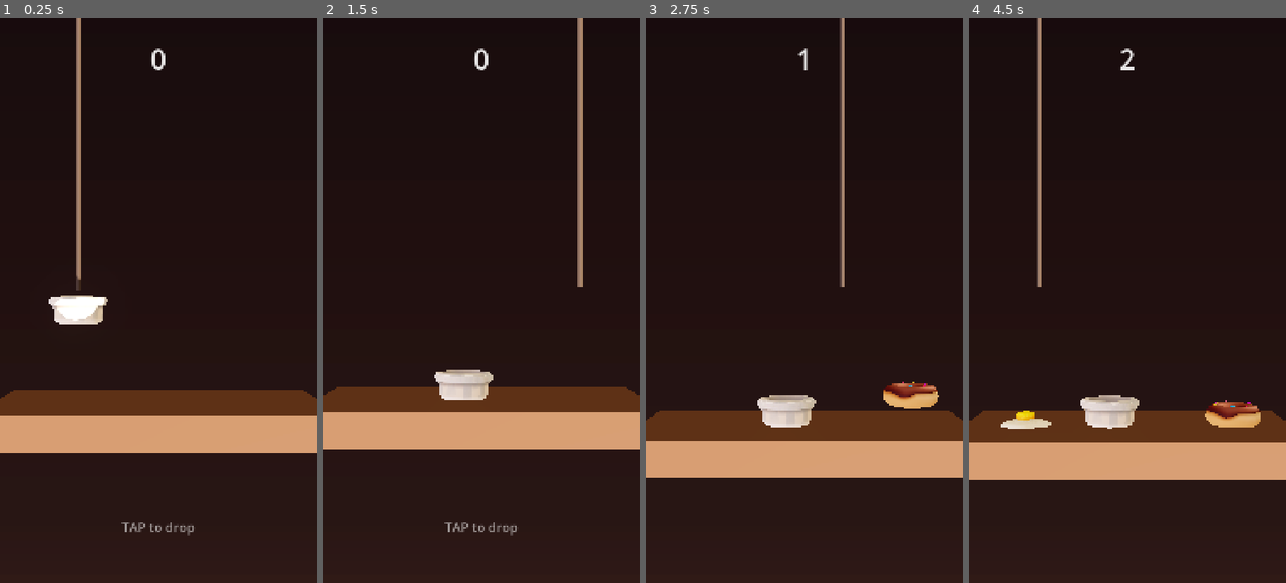
Above: before the commit, frames 1-4 (left to right).
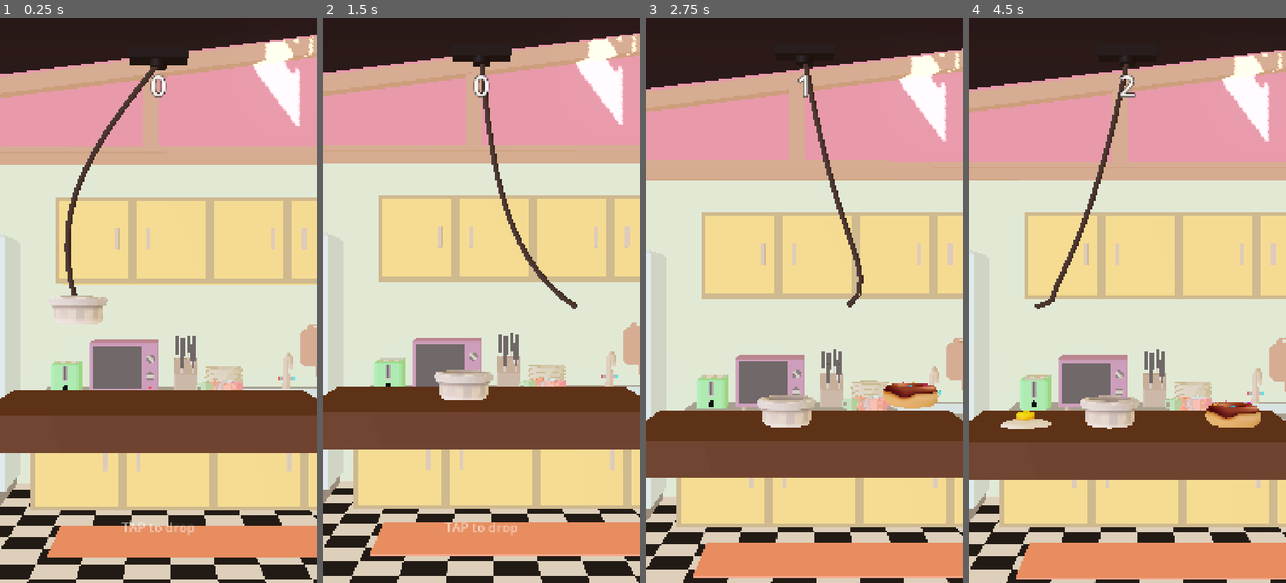
Above: after the commit, the same moments.

Repository: juslangit/kedai-runtuh
Game: Godot game, scene res://scenes/main.tscn
Same seed, same stepped clock (60 frames per second), same inputs: the game is played once before the commit and once after it.
Inputs (mouse positions are in pixels of both pictures, inside the frame that each line leads up to):
- Up to frame 1 (0.25 s): no input
- Up to frame 2 (1.5 s): tap Enter at 0.5, 1.25 s; move the mouse to (551, 272) at 0.52 s; click (551, 272) at 0.67 s; tap Space at 0.77 s; move the mouse to (418, 328) at 1.27 s; click (418, 328) at 1.42 s
- Up to frame 3 (2.75 s): tap Space at 1.52 s; move the mouse to (836, 176) at 2.02 s; click (836, 176) at 2.17 s
- Up to frame 4 (4.5 s): move the mouse to (1111, 413) at 2.77 s; click (1111, 413) at 2.92 s; tap Space at 3.02, 3.77 s; move the mouse to (1222, 385) at 3.52 s; click (1222, 385) at 3.67 s; move the mouse to (1032, 215) at 4.27 s; click (1032, 215) at 4.42 s

The runs differ from the first frame. In frame 1, 84% of the frame differs, in the area x 0-100%, y 0-100%; in frame 2, 85%; in frame 3, 82%; in frame 4, 83%.

Commit message:
add kitchen level and a soft rope on a fixed pivot
Kitchen: a full low-poly room (Low Poly Kitchen by Mumladze28, CC-BY-4.0)
placed in world space behind the table, scaled and turned so the counter
run faces the camera. It is static, so it scrolls away below you as the
tower climbs, which is what sells the height. The gradient backdrop stays
behind it and takes over above the ceiling.

Rope: the old rope was a rigid cylinder parented to the hook, so its top
swung along with the food. It is now a 16 point verlet rope pinned at the
top to a fixed pivot above the middle of the table, and at the bottom to
the hook, with a visible ceiling bracket. It bends, trails behind the
swing and settles.

The rope is decoration only - the game never reads its position, so it
cannot affect play. Automated scores are unchanged: 4 4 10 7 10 4 against
8 2 10 6 4 4 before.

Also: score moved and outlined so it clears the new pivot bracket, and the
same item is no longer handed out twice in a row.

Known issue, left alone deliberately because it changes approved
mechanics: plates can come to rest standing on their edge, because pieces
are locked to rotate only around Z and so cannot fall over sideways.

Co-Authored-By: Claude Opus 5 <noreply@anthropic.com>
Claude-Session: https://claude.ai/code/session_01CsqTgyXCaLzcuBcb58Gerv

Diff:
--- a/_inspect.gd
+++ b/_inspect.gd
@@ -1,4 +1,7 @@
 extends Node
+## Lists every food item, its physics box, and what the model actually fits to.
+## Run when a model looks wrong or after adding one:
+##   Godot --headless --path . res://_inspect.tscn
 func _ready() -> void:
 	var main = load("res://scenes/main.tscn").instantiate()
 	add_child(main)
@@ -6,12 +9,10 @@
 	print("--- prepared visuals: %d of %d items ---" % [main._visuals.size(), main.ITEMS.size()])
 	for item in main.ITEMS:
 		if not main._visuals.has(item.name):
-			print("  MISSING MODEL  %-14s (falls back to a grey shape)" % item.name)
+			print("  MISSING MODEL  %-14s (falls back to a plain coloured shape)" % item.name)
 			continue
 		var v = main._visuals[item.name]
 		var box: AABB = v.transform * v.mesh.get_aabb()
-		print("  %-14s target w=%.2f h=%.2f  |  model fits to w=%.2f d=%.2f h=%.2f  centre=(%.3f,%.3f,%.3f)" % [
-			item.name, item.width, item.height,
-			box.size.x, box.size.z, box.size.y,
-			box.get_center().x, box.get_center().y, box.get_center().z])
+		print("  %-14s box w=%.2f h=%.2f  |  model fits w=%.2f d=%.2f h=%.2f" % [
+			item.name, item.width, item.height, box.size.x, box.size.z, box.size.y])
 	get_tree().quit()
--- a/_shot.gd
+++ b/_shot.gd
@@ -1,27 +1,33 @@
 extends Node
-## Builds a tower, then saves a few frames as PNGs so the art can be checked.
+## Plays the game and saves a screenshot the first time it reaches each of a few
+## scores, so the art can be checked at different tower heights.
 const OUT := "/private/tmp/claude-501/-Users-juslangit/a1ac5792-094c-4962-80d1-46c4e82ee111/scratchpad/shots"
+const AT := [2, 5, 9]
 func _ready() -> void:
 	DirAccess.make_dir_recursive_absolute(OUT)
-	seed(7)
+	randomize()
 	var main = load("res://scenes/main.tscn").instantiate()
 	add_child(main)
 	await get_tree().process_frame
-	var shot := 0
-	for i in 400:
+	var taken := {}
+	for i in 4000:
 		await get_tree().process_frame
-		# capture while a piece is hanging and waiting, which is what the player
-		# actually looks at most of the time
-		if main.state == 0 and main.score in [2, 4, 6] and shot < 3 and main.preview.visible:
-			shot += 1
+		if main.state == 2:
+			break
+		if main.state != 0:
+			continue
+		if main.score in AT and not taken.has(main.score) and main.preview.visible:
+			taken[main.score] = true
 			await RenderingServer.frame_post_draw
 			get_viewport().get_texture().get_image().save_png("%s/hang_%d.png" % [OUT, main.score])
-			print("saved hanging shot at score ", main.score)
-		if main.state == 0 and absf(main.hook.position.x - _aim(main)) < 0.10:
+			print("shot at score ", main.score)
+		if absf(main.hook.position.x - _aim(main)) < 0.10:
 			main._drop()
+	# and one of the collapse
+	await get_tree().create_timer(0.7).timeout
 	await RenderingServer.frame_post_draw
-	get_viewport().get_texture().get_image().save_png(OUT + "/final.png")
-	print("done, score=", main.score)
+	get_viewport().get_texture().get_image().save_png(OUT + "/collapse.png")
+	print("final score ", main.score)
 	get_tree().quit()
 
 func _aim(main) -> float:
--- a/scenes/main.tscn
+++ b/scenes/main.tscn
@@ -1,7 +1,9 @@
-[gd_scene load_steps=13 format=3]
+[gd_scene load_steps=16 format=3]
 
 [ext_resource type="Script" path="res://scripts/game.gd" id="1_game"]
 [ext_resource type="Script" path="res://scripts/hook.gd" id="2_hook"]
+[ext_resource type="PackedScene" path="res://assets/models/kitchen/scene.gltf" id="3_kitchen"]
+[ext_resource type="Script" path="res://scripts/rope.gd" id="4_rope"]
 
 [sub_resource type="Environment" id="Env_1"]
 background_mode = 1
@@ -17,7 +19,7 @@
 
 [sub_resource type="Gradient" id="Grad_wall"]
 offsets = PackedFloat32Array(0, 0.62, 1)
-colors = PackedColorArray(0.054902, 0.043137, 0.054902, 1, 0.152941, 0.101961, 0.0980392, 1, 0.352941, 0.211765, 0.152941, 1)
+colors = PackedColorArray(0.101961, 0.0784314, 0.0862745, 1, 0.2, 0.137255, 0.129412, 1, 0.376471, 0.231373, 0.168627, 1)
 
 [sub_resource type="GradientTexture2D" id="GradTex_wall"]
 gradient = SubResource("Grad_wall")
@@ -34,16 +36,19 @@
 size = Vector2(60, 60)
 orientation = 2
 
-[sub_resource type="CylinderMesh" id="Mesh_rope"]
-top_radius = 0.04
-bottom_radius = 0.04
-height = 9.0
-radial_segments = 6
-rings = 1
-
-[sub_resource type="StandardMaterial3D" id="Mat_rope"]
-albedo_color = Color(0.239216, 0.196078, 0.176471, 1)
-roughness = 1.0
+[sub_resource type="CylinderMesh" id="Mesh_pivot"]
+top_radius = 0.14
+bottom_radius = 0.14
+height = 0.16
+radial_segments = 12
+
+[sub_resource type="BoxMesh" id="Mesh_bracket"]
+size = Vector3(0.9, 0.16, 0.36)
+
+[sub_resource type="StandardMaterial3D" id="Mat_pivot"]
+albedo_color = Color(0.180392, 0.152941, 0.141176, 1)
+metallic = 0.4
+roughness = 0.55
 
 [sub_resource type="BoxMesh" id="Mesh_table"]
 size = Vector3(5, 0.5, 3)
@@ -86,6 +91,11 @@
 current = true
 fov = 23.0
 
+[node name="Kitchen" type="Node3D" parent="."]
+transform = Transform3D(-6, 0, 0, 0, 6, 0, 0, 0, -6, 0, -3, 0)
+
+[node name="Room" parent="Kitchen" instance=ExtResource("3_kitchen")]
+
 [node name="Table" type="StaticBody3D" parent="."]
 transform = Transform3D(1, 0, 0, 0, 1, 0, 0, 0, 1, 0, -0.25, 0)
 
@@ -100,12 +110,21 @@
 transform = Transform3D(1, 0, 0, 0, 1, 0, 0, 0, 1, 0, 3.5, 0)
 script = ExtResource("2_hook")
 
-[node name="Rope" type="MeshInstance3D" parent="Hook"]
-transform = Transform3D(1, 0, 0, 0, 1, 0, 0, 0, 1, 0, 4.8, 0)
-mesh = SubResource("Mesh_rope")
-material_override = SubResource("Mat_rope")
-
 [node name="Preview" type="MeshInstance3D" parent="Hook"]
+
+[node name="Pivot" type="Node3D" parent="."]
+
+[node name="Bracket" type="MeshInstance3D" parent="Pivot"]
+transform = Transform3D(1, 0, 0, 0, 1, 0, 0, 0, 1, 0, 0.1, 0)
+mesh = SubResource("Mesh_bracket")
+material_override = SubResource("Mat_pivot")
+
+[node name="Ring" type="MeshInstance3D" parent="Pivot"]
+mesh = SubResource("Mesh_pivot")
+material_override = SubResource("Mat_pivot")
+
+[node name="Rope" type="Node3D" parent="."]
+script = ExtResource("4_rope")
 
 [node name="Pieces" type="Node3D" parent="."]
 
@@ -114,10 +133,12 @@
 [node name="Score" type="Label" parent="UI"]
 anchors_preset = 10
 anchor_right = 1.0
-offset_top = 70.0
-offset_bottom = 210.0
-grow_horizontal = 2
-theme_override_colors/font_color = Color(1, 1, 1, 0.9)
+offset_top = 160.0
+offset_bottom = 300.0
+grow_horizontal = 2
+theme_override_colors/font_color = Color(1, 1, 1, 0.95)
+theme_override_colors/font_outline_color = Color(0.0784314, 0.054902, 0.0470588, 0.85)
+theme_override_constants/outline_size = 12
 theme_override_font_sizes/font_size = 96
 text = "0"
 horizontal_alignment = 1
--- a/scripts/game.gd
+++ b/scripts/game.gd
@@ -41,6 +41,7 @@
 const MAX_DROP_TIME := 5.0    ## give up waiting after this and judge it anyway
 const LIVE_PIECES := 2        ## how many pieces at the top stay physically live
 const GAME_OVER_DELAY := 1.2  ## seconds to watch the tower fall before the panel shows
+const ANCHOR_HEIGHT := 5.2    ## how high above the tower the rope is pinned
 const LANDING_TOLERANCE := 0.55 ## how far below the tower top still counts as "on top"
 const TABLE_TOP := 0.0        ## the table surface sits at y = 0
 
@@ -60,6 +61,8 @@
 var _visuals := {}
 
 @onready var hook: Node3D = $Hook
+@onready var rope: Node3D = $Rope
+@onready var pivot: Node3D = $Pivot
 @onready var preview: MeshInstance3D = $Hook/Preview
 @onready var pieces: Node3D = $Pieces
 @onready var camera_rig: Node3D = $CameraRig
@@ -135,10 +138,27 @@
 	camera_rig.position.y = lerp(camera_rig.position.y, highest_y + 1.5, delta * 3.0)
 	hook.position.y = highest_y + DROP_HEIGHT
 
+	# The rope hangs from a fixed point straight above the middle of the table.
+	# Only its bottom end moves, because only the hook moves.
+	pivot.position = Vector3(0.0, highest_y + ANCHOR_HEIGHT, 0.0)
+	# End the rope at the TOP of whatever is hanging, not at its middle, so it
+	# looks tied on rather than skewered through.
+	var tie_on := 0.0
+	if state == State.AIMING and not next_item.is_empty():
+		tie_on = float(next_item.height) * 0.5
+	rope.set_endpoints(pivot.position, hook.global_position + Vector3(0.0, tie_on, 0.0))
+
 
 ## Pick the next piece of food and show it hanging from the hook.
 func _arm_next_item() -> void:
-	next_item = ITEMS[randi() % ITEMS.size()]
+	# Don't hand out the same thing twice in a row. A tower of five identical
+	# boxes looks like a bug even when it is only chance.
+	var pick: Dictionary = ITEMS[randi() % ITEMS.size()]
+	var tries := 0
+	while ITEMS.size() > 1 and pick.name == next_item.get("name", "") and tries < 8:
+		pick = ITEMS[randi() % ITEMS.size()]
+		tries += 1
+	next_item = pick
 	_apply_visual(preview, next_item)
 	preview.show()
 	state = State.AIMING
--- /dev/null
+++ b/scripts/rope.gd
@@ -0,0 +1,136 @@
+extends Node3D
+## A soft rope hanging from a fixed pivot down to the swinging hook.
+##
+## The top never moves — it stays at the middle of the screen. The bottom is
+## pinned to wherever the hook is, and everything in between is simulated, so the
+## rope bends, lags behind the swing and settles instead of being a stiff stick.
+##
+## This is PURELY DECORATION. The game never reads the rope's position; the piece
+## still hangs exactly where the hook says. So none of the numbers below can
+## change how the game plays — tune them until it looks right.
+
+@export var segments := 16        ## more = smoother rope, slightly more work
+@export var thickness := 0.045
+@export var rope_gravity := 15.0  ## how heavily it hangs
+@export var damping := 0.86       ## lower = the wobble dies out faster
+@export var slack := 1.012       ## rope is this much longer than the straight line
+@export var solver_passes := 8    ## more = less rubbery, holds its length better
+
+var _points := PackedVector3Array()
+var _prev := PackedVector3Array()
+var _links: Array[MeshInstance3D] = []
+var _anchor := Vector3.ZERO
+var _tip := Vector3.ZERO
+var _seg_len := 0.25
+var _started := false
+
+
+func _ready() -> void:
+	var mesh := CylinderMesh.new()
+	mesh.top_radius = thickness
+	mesh.bottom_radius = thickness
+	mesh.height = 1.0
+	mesh.radial_segments = 6
+	mesh.rings = 0
+	var mat := StandardMaterial3D.new()
+	mat.albedo_color = Color(0.243, 0.196, 0.176)
+	mat.roughness = 1.0
+
+	for i in segments:
+		var link := MeshInstance3D.new()
+		link.mesh = mesh
+		link.material_override = mat
+		add_child(link)
+		_links.append(link)
+
+	_points.resize(segments + 1)
+	_prev.resize(segments + 1)
+
+
+## Called every frame by the game: where the rope hangs from, and where it ends.
+func set_endpoints(anchor: Vector3, tip: Vector3) -> void:
+	_anchor = anchor
+	_tip = tip
+	_seg_len = maxf(anchor.distance_to(tip) * slack, 0.01) / float(segments)
+	if not _started:
+		_snap_straight()
+		_started = true
+
+
+## Lay the rope out in a straight line — used once, before it has any history.
+func _snap_straight() -> void:
+	for i in _points.size():
+		var t := float(i) / float(segments)
+		_points[i] = _anchor.lerp(_tip, t)
+		_prev[i] = _points[i]
+
+
+func _physics_process(delta: float) -> void:
+	if not _started:
+		return
+
+	# Verlet: each point keeps moving the way it was already moving, plus gravity.
+	# That memory of the last frame is what makes the rope trail behind the swing.
+	var last := _points.size() - 1
+	for i in range(1, last):
+		var here := _points[i]
+		var velocity := (here - _prev[i]) * damping
+		_prev[i] = here
+		_points[i] = here + velocity + Vector3(0.0, -rope_gravity, 0.0) * delta * delta
+
+	# The two ends are not free — they are nailed to the pivot and the hook.
+	_points[0] = _anchor
+	_points[last] = _tip
+
+	# Pull neighbouring points back to the right distance apart, repeatedly.
+	# One pass leaves it stretchy; several make it read as a rope.
+	for _pass in solver_passes:
+		for i in last:
+			var a := _points[i]
+			var b := _points[i + 1]
+			var delta_v := b - a
+			var dist := delta_v.length()
+			if dist < 0.00001:
+				continue
+			var error := (dist - _seg_len) / dist
+			# A pinned end cannot move, so its neighbour takes the whole correction.
+			var free_a := 0.0 if i == 0 else 1.0
+			var free_b := 0.0 if i + 1 == last else 1.0
+			var total := free_a + free_b
+			if total == 0.0:
+				continue
+			_points[i] = a + delta_v * error * (free_a / total)
+			_points[i + 1] = b - delta_v * error * (free_b / total)
+
+	# The whole game is played on a flat plane, so keep the rope on it too.
+	for i in _points.size():
+		var p := _points[i]
+		p.z = 0.0
+		_points[i] = p
+
+	_draw()
+
+
+## Stretch one cylinder between each pair of points.
+func _draw() -> void:
+	for i in _links.size():
+		var a := _points[i]
+		var b := _points[i + 1]
+		var span := b - a
+		var length := span.length()
+		if length < 0.00001:
+			_links[i].visible = false
+			continue
+		_links[i].visible = true
+		_links[i].transform = Transform3D(
+			_aim_y_along(span) * Basis.from_scale(Vector3(1.0, length, 1.0)),
+			(a + b) * 0.5)
+
+
+## A cylinder mesh points along its own Y. Turn it to point along `dir` instead.
+func _aim_y_along(dir: Vector3) -> Basis:
+	var up := dir.normalized()
+	var axis := Vector3.UP.cross(up)
+	if axis.length() < 0.00001:
+		return Basis.IDENTITY if up.y > 0.0 else Basis(Vector3.RIGHT, PI)
+	return Basis(axis.normalized(), Vector3.UP.angle_to(up))
Not shown, added: assets/models/kitchen/license.txt
Binary file added: assets/models/kitchen/scene.bin
Not shown, added: assets/models/kitchen/scene.gltf
Not shown, added: assets/models/kitchen/scene.gltf.import
Binary file added: assets/models/kitchen/textures/FloorMat_baseColor.png
Not shown, added: assets/models/kitchen/textures/FloorMat_baseColor.png.import
Binary file added: assets/models/kitchen/textures/LowPolyKitchenMat_baseColor.png
Not shown, added: assets/models/kitchen/textures/LowPolyKitchenMat_baseColor.png.import
Not shown, added: scripts/rope.gd.uid
Not shown, changed: CREDITS.md
